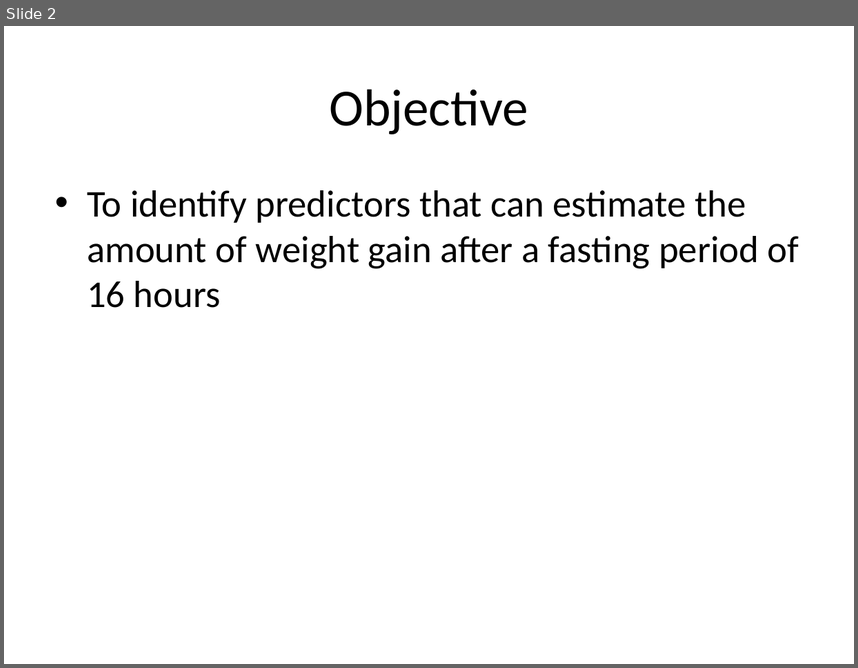
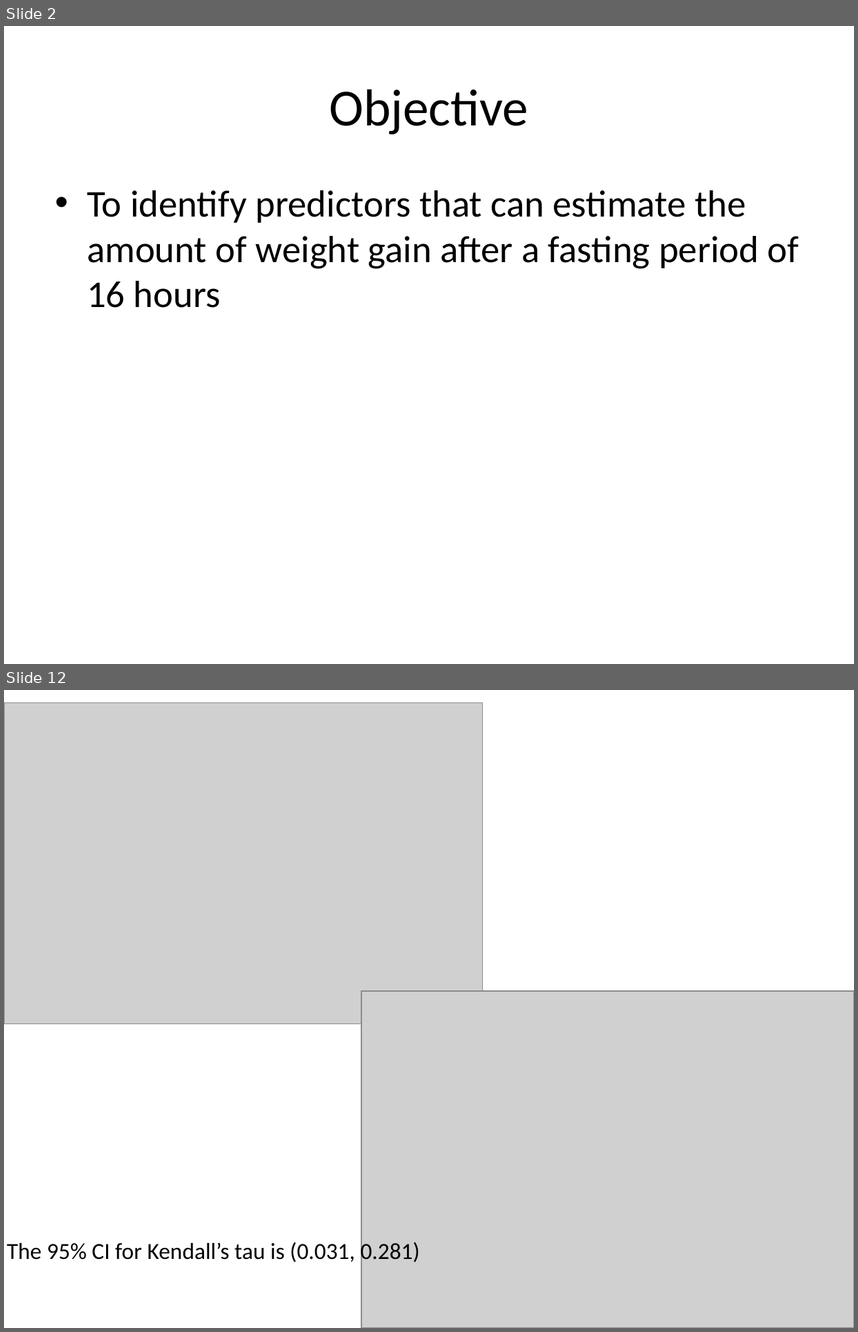
Before and after one commit to BridgesLab/PredictorsDietInducedObesity, a slide deck: ResultsSlides.pptx. Shown one above the other, each under a label of ours: slide 2 before the commit, slides 2 and 12 after it; the slides between them are not shown. The pictures are 858x668 and 858x1332 pixels, drawn with LibreOffice and Linux fonts; fonts in the diff are those of the drawing; grey boxes stand for pictures. Boxes give left, top, right and bottom in pixels: in the first picture for what was removed or moved away, otherwise in the second. Text is boxed around its words. In the diff, an @@ line names an element or a change of style, - is before the commit and + after.

```diff
--- a/ResultsSlides.pptx
+++ b/ResultsSlides.pptx
@@ slide 12 added at bbox=[4, 690, 854, 1328], background #FFFFFF @@
@@ picture added at bbox=[4, 702, 483, 1024] @@
@@ picture added at bbox=[361, 991, 854, 1328] @@
@@ text added at bbox=[7, 1240, 420, 1265], 19.5 pt, text #000000 @@
+The 95% CI for Kendall’s tau is (0.031, 0.281)
```
Also in this commit, not shown: 2 slides changed, 12 other slides added.
